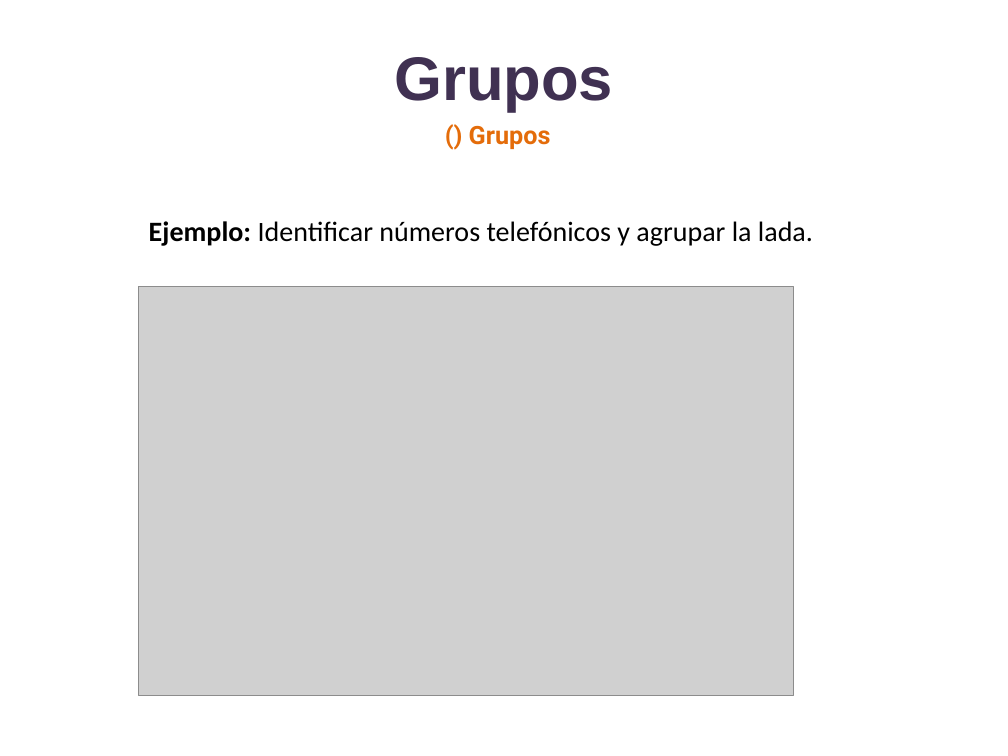
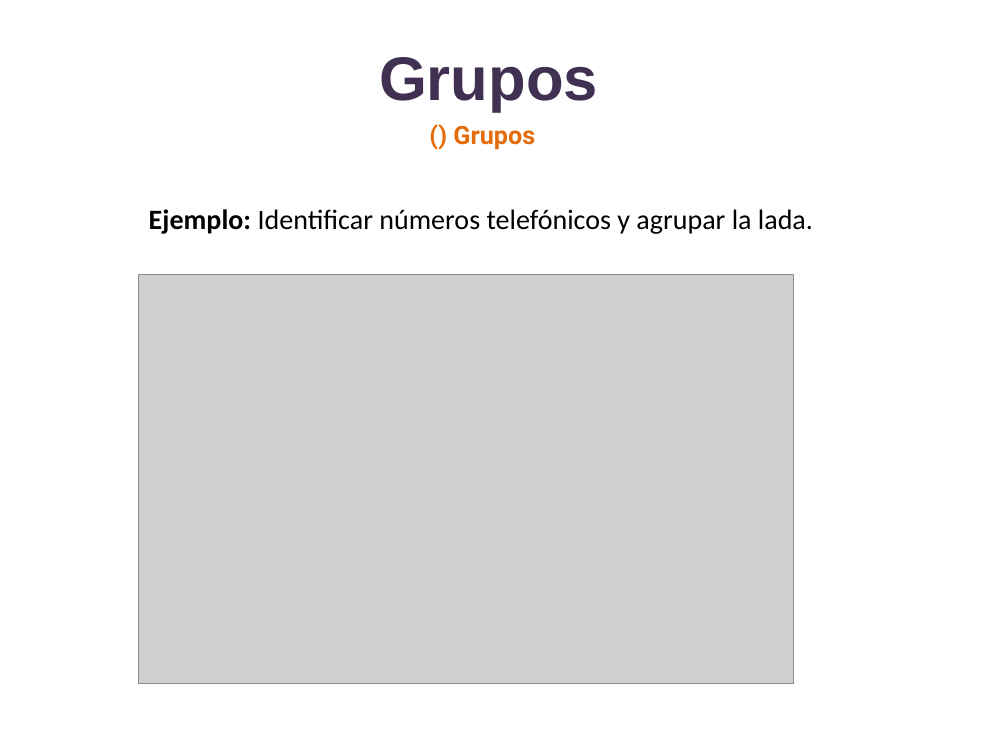
Before and after one commit to lizetheP/Analitica, a slide deck: slide 38 of CalendarioAgo2022/presentaciones/18_Expresiones_regulares.pptx (slide 39 before the commit). Drawn at 1008x756 pixels with LibreOffice and Linux fonts; fonts in the diff are those of the drawing; grey boxes stand for pictures. Boxes give left, top, right and bottom in pixels: in the first picture for what was removed or moved away, otherwise in the second. Text is boxed around its words. In the diff, an @@ line names an element or a change of style, - is before the commit and + after.

```diff
--- a/CalendarioAgo2022/presentaciones/18_Expresiones_regulares.pptx
+++ b/CalendarioAgo2022/presentaciones/18_Expresiones_regulares.pptx
@@ title "Grupos": place and size @@
-title "Grupos" at box(394, 57, 613, 112)
+title "Grupos" at box(379, 57, 598, 112)
@@ text "() Grupos": place and size @@
-text "() Grupos" at box(469, 126, 551, 149)
+text "() Grupos" at box(453, 126, 535, 149)
@@ text "Ejemplo: Identificar números telefónicos y ...": place and size @@
-text "Ejemplo: Identificar números telefónicos y ..." at box(149, 221, 813, 246)
+text "Ejemplo: Identificar números telefónicos y ..." at box(149, 209, 813, 234)
@@ picture: place and size @@
-picture at box(139, 286, 793, 696)
+picture at box(139, 274, 793, 683)
```
Also in this commit, not shown: 8 other slides changed, 1 slide added, 51 slides removed, 2 other files.
